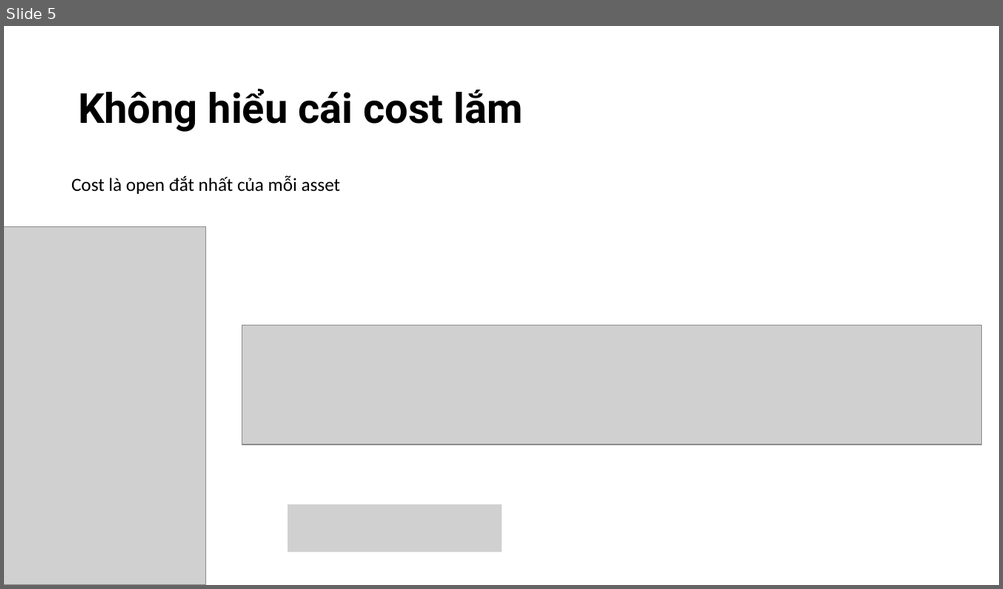
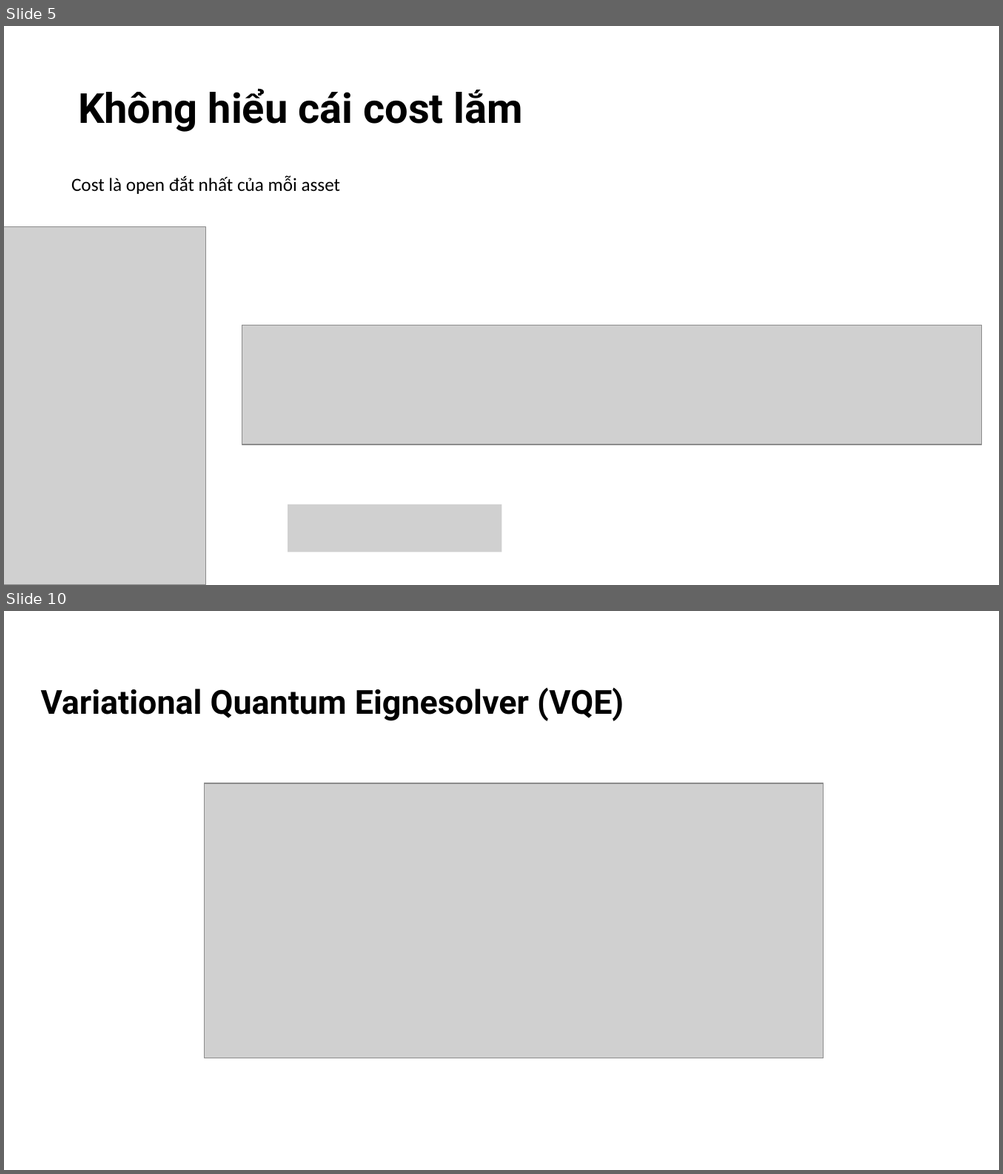
Before and after one commit to tulliavu/QPO, a slide deck: Financial Modeling Using Quantum Computing.pptx. Shown one above the other, each under a label of ours: slide 5 before the commit, slides 5 and 10 after it; the slides between them are not shown. The pictures are 1003x589 and 1003x1174 pixels, drawn with LibreOffice and Linux fonts; fonts in the diff are those of the drawing; grey boxes stand for pictures. Boxes give left, top, right and bottom in pixels: in the first picture for what was removed or moved away, otherwise in the second. Text is boxed around its words. In the diff, an @@ line names an element or a change of style, - is before the commit and + after.

```diff
--- a/Financial Modeling Using Quantum Computing.pptx
+++ b/Financial Modeling Using Quantum Computing.pptx
@@ slide 10 added at [4,611,999,1170], background #FFFFFF @@
@@ text added at [41,688,623,721], 32 pt, text #000000, bold @@
+Variational Quantum Eignesolver (VQE)
@@ picture added at [205,783,823,1059] @@
```
Also in this commit, not shown: 2 slides changed, 2 other slides added, 3 other files.
